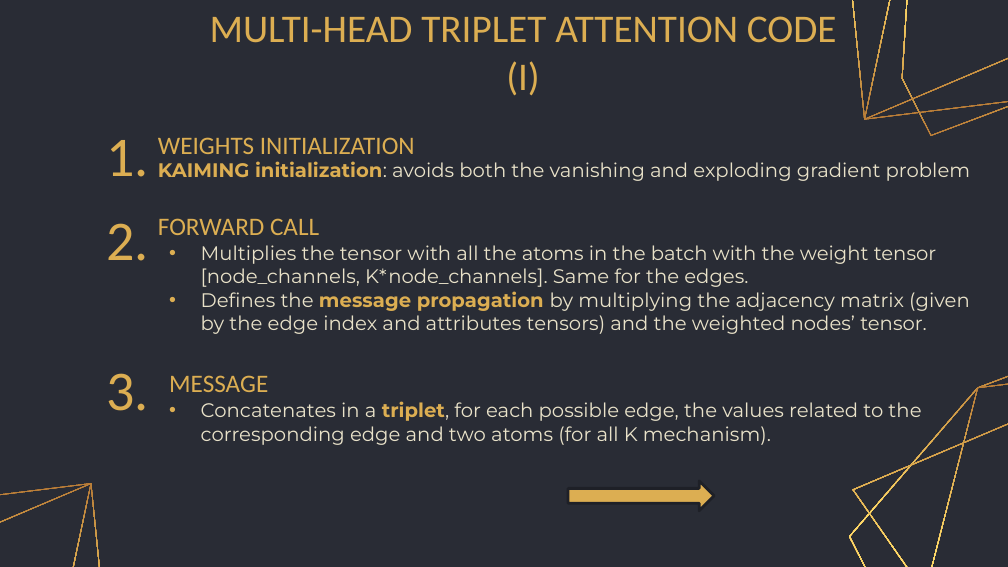
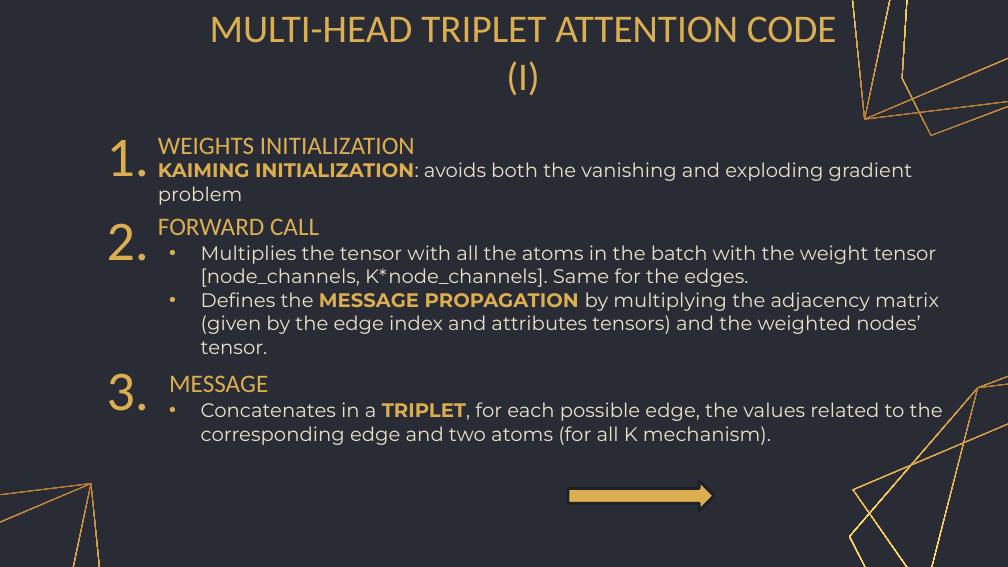
Before and after one commit to gretagrassmann/Machine-Learning-Exam, a slide deck: slide 14 of ML_presentation.pptx. Drawn at 1008x567 pixels with LibreOffice and Linux fonts; fonts in the diff are those of the drawing. Boxes give left, top, right and bottom in pixels: in the first picture for what was removed or moved away, otherwise in the second. Text is boxed around its words. In the diff, an @@ line names an element or a change of style, - is before the commit and + after.

Commit message:
Final version.

```diff
--- a/ML_presentation.pptx
+++ b/ML_presentation.pptx
@@ subtitle at bbox=[158, 162, 913, 205]: text changed @@
-KAIMING initialization: avoids both the vanishing and exploding gradient problem
+KAIMING INITIALIZATION: avoids both the vanishing and exploding gradient problem
@@ subtitle at bbox=[201, 292, 939, 354]: text changed @@
-• Defines the message propagation by multiplying the adjacency matrix (given by the edge index and attributes tensors) and the weighted nodes’ tensor.
+• Defines the MESSAGE PROPAGATION by multiplying the adjacency matrix (given by the edge index and attributes tensors) and the weighted nodes’ tensor.
@@ subtitle at bbox=[201, 402, 943, 445]: text changed @@
-• Concatenates in a triplet, for each possible edge, the values related to the corresponding edge and two atoms (for all K mechanism).
+• Concatenates in a TRIPLET, for each possible edge, the values related to the corresponding edge and two atoms (for all K mechanism).
```
Also in this commit, not shown: 5 other slides changed.
